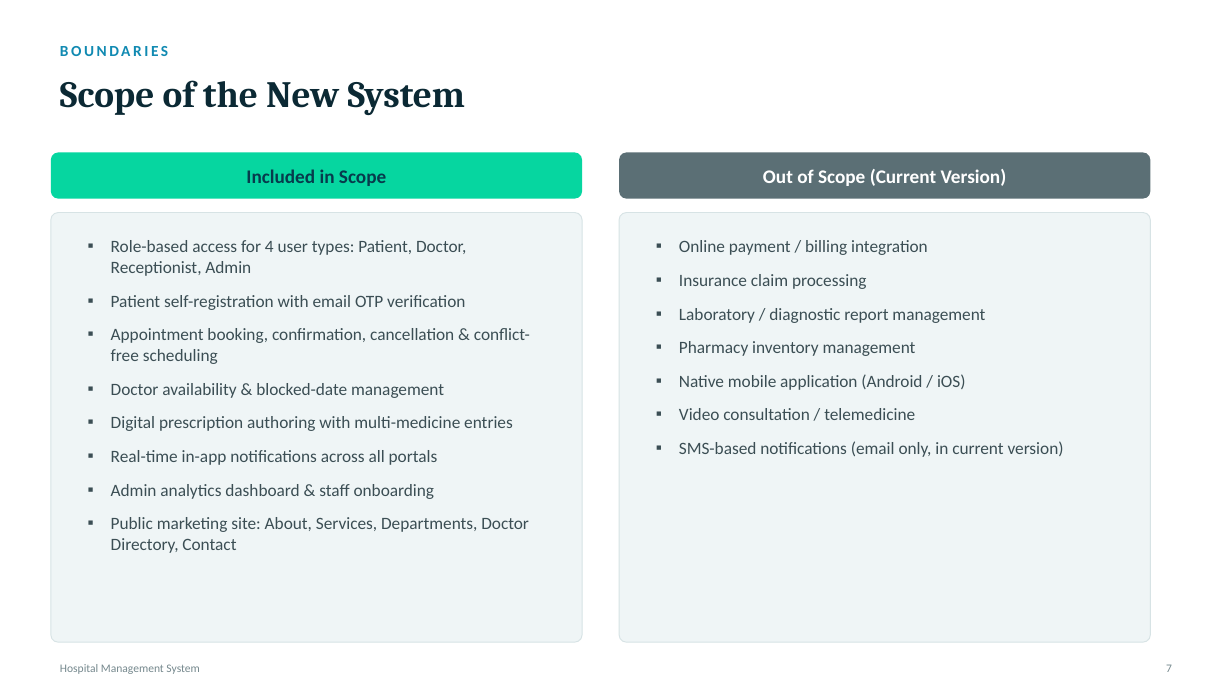
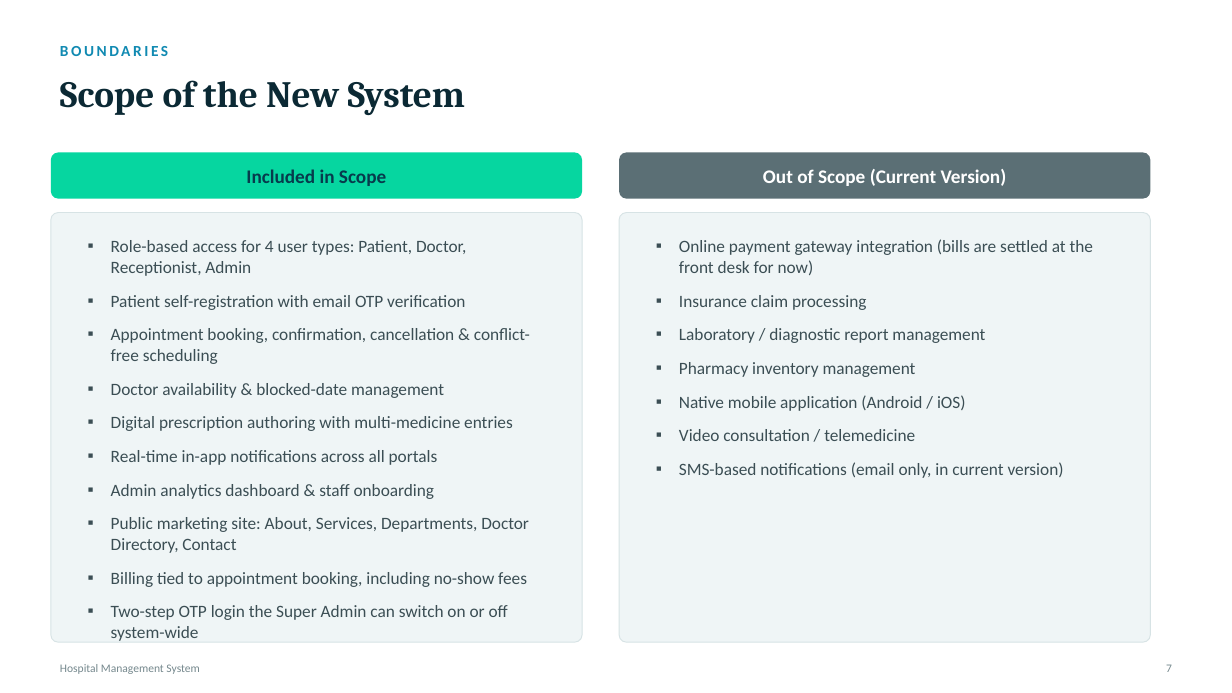
Before and after one commit to lakshitbuilds/Hospital-Management-System, a slide deck: slide 8 of HMS_Project_Presentation.pptx. Drawn at 1232x693 pixels with LibreOffice and Linux fonts; fonts in the diff are those of the drawing. Boxes give left, top, right and bottom in pixels: in the first picture for what was removed or moved away, otherwise in the second. Text is boxed around its words. In the diff, an @@ line names an element or a change of style, - is before the commit and + after.

```diff
--- a/HMS_Project_Presentation.pptx
+++ b/HMS_Project_Presentation.pptx
@@ text at (679, 239, 1093, 275): text changed @@
-▪ Online payment / billing integration
+▪ Online payment gateway integration (bills are settled at the front desk for now)
@@ text at (111, 572, 527, 620): paragraphs added @@
+▪ Billing tied to appointment booking, including no-show fees
+▪ Two-step OTP login the Super Admin can switch on or off system-wide
```
Also in this commit, not shown: 15 other slides changed, 1 slide added, 5 other files.
